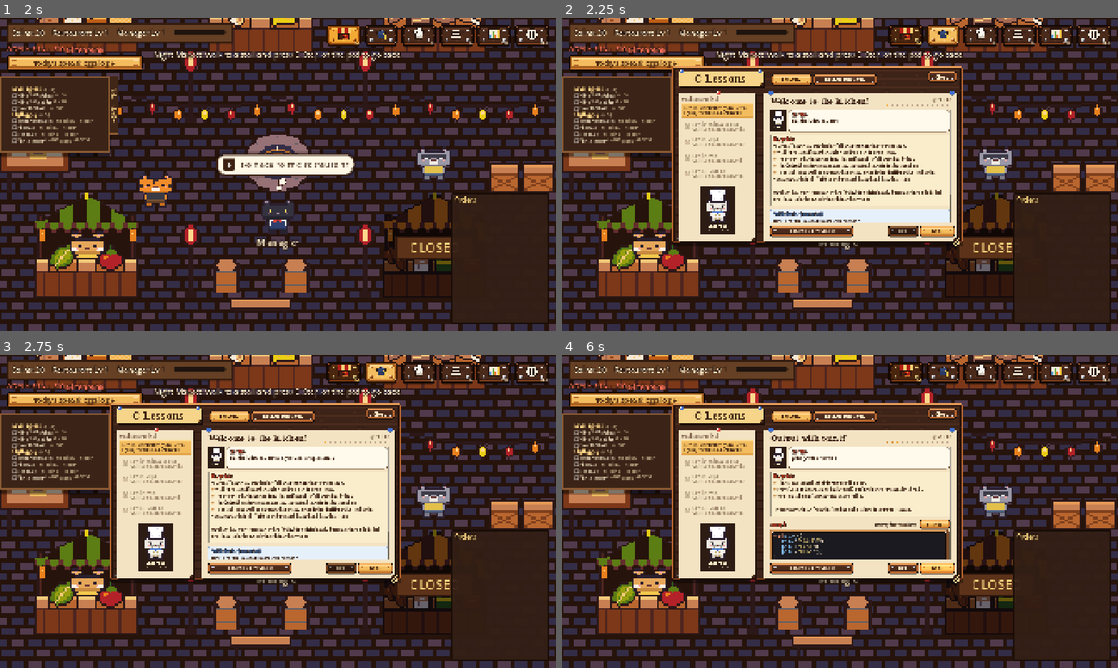
Above: before the commit, frames 1-4 (two rows, left to right).
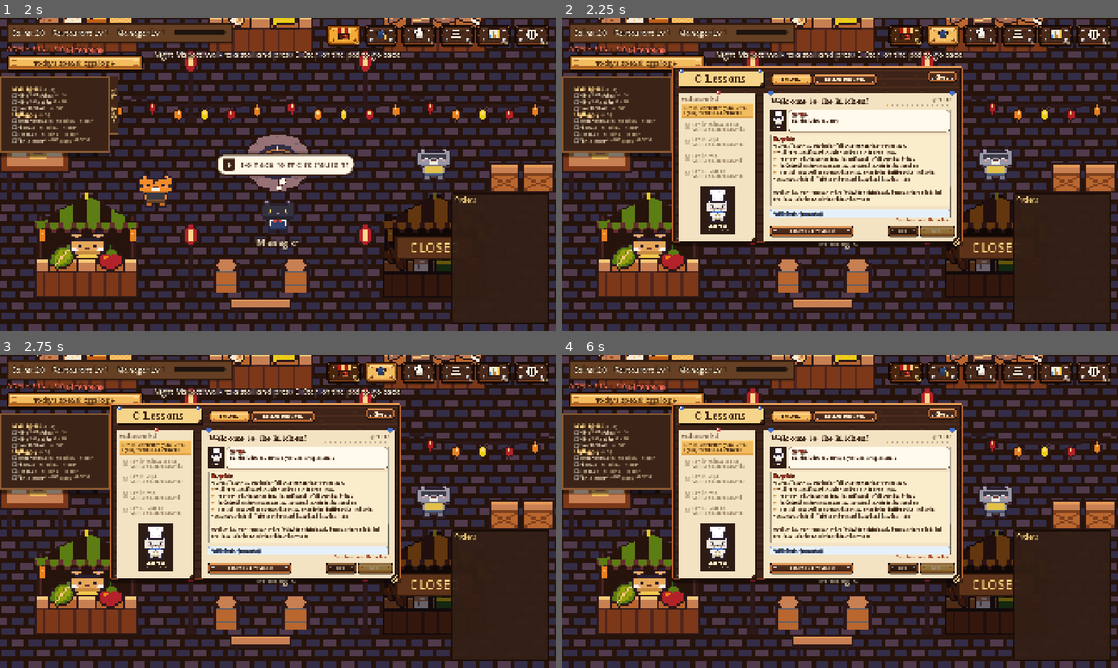
Above: after the commit, the same moments.

Repository: cgpatz/Byte-n-Bite
Game: Godot game, scene res://scenes/main_menu/MainMenu.tscn
Two runs of this game, one before a commit and one after it. Both use one fixed random seed, a clock stepped at 60 frames per second and the inputs below. Video files are missing from this copy of the repository; at most half a second of black plays in their place.
Inputs (mouse positions are in pixels of both pictures, inside the frame that each line leads up to):
- Up to frame 1 (2 s): click "Admin Run" at 0.5 s; click "M" at 1.25 s
- Up to frame 2 (2.25 s): click "T" at 2 s
- Up to frame 3 (2.75 s): no input
- Up to frame 4 (6 s): click "Level 1 · Your First Program …" at 2.75 s; click "Level 1 · Your First Program …" at 3.5 s; click (934, 567) at 4.25 s, where only the run before the commit has a clickable "Next"; click (934, 536) at 5 s, where only the run before the commit has a clickable "▶ Try it"; click (934, 567) at 5.75 s, where only the run before the commit has a clickable "Next"

Frame 1 is identical in both runs. In frame 2, 0.7% of the frame differs, in the area x 37-71%, y 53-70%; in frame 3, 0.7%; in frame 4, 5.7%, in the area x 37-71%, y 25-70%.

Commit message:
Tutorials must be finished in order: lesson pages need Try it + quick check before Next; Chef Miso guide has no skip and runs level guides in order
Co-Authored-By: Claude Opus 5.5 <noreply@anthropic.com>
Claude-Session: https://claude.ai/code/session_01NeiSajwQCLTWBjc7kvo1js

Diff:
--- a/autoload/game_state.gd
+++ b/autoload/game_state.gd
@@ -69,6 +69,8 @@
 var tutorials_seen: Array = []
 ## Lesson quick-check answers: page titles answered correctly (a star each).
 var lesson_stars: Array = []
+## Lesson pages finished (Try it run + quick check right); Next unlocks on these.
+var lesson_pages_done: Array = []
 ## Gameplay walkthroughs (RPG tutorial) already finished, by restaurant level.
 var guides_done: Array = []
 ## Level challenges finished, e.g. ["1:count", "1:receipt"] (systems/challenges/level_challenges.gd).
@@ -149,6 +151,7 @@
 	customers_lost = 0
 	tutorials_seen = []
 	lesson_stars = []
+	lesson_pages_done = []
 	guides_done = []
 	challenges_done = []
 	level_sales = {}
@@ -189,7 +192,7 @@
 		"inventory": inventory, "market_stock": market_stock, "market_restock_left": market_restock_left,
 		"deliveries": deliveries, "crates": crates,
 		"cafe_step": cafe_step, "customers_lost": customers_lost,
-		"tutorials_seen": tutorials_seen, "lesson_stars": lesson_stars, "guides_done": guides_done, "challenges_done": challenges_done, "level_sales": level_sales, "goals_reached": goals_reached, "todays_special": todays_special,
+		"tutorials_seen": tutorials_seen, "lesson_stars": lesson_stars, "lesson_pages_done": lesson_pages_done, "guides_done": guides_done, "challenges_done": challenges_done, "level_sales": level_sales, "goals_reached": goals_reached, "todays_special": todays_special,
 	}
 
 
@@ -233,6 +236,7 @@
 	for t in d.get("tutorials_seen", []):
 		tutorials_seen.append(int(t))
 	lesson_stars = Array(d.get("lesson_stars", [])).duplicate()
+	lesson_pages_done = Array(d.get("lesson_pages_done", [])).duplicate()
 	guides_done = []
 	for t in d.get("guides_done", d.get("tutorials_seen", [])):
 		guides_done.append(int(t))
--- a/scenes/game/game.gd
+++ b/scenes/game/game.gd
@@ -236,10 +236,14 @@
 		return
 	while _modal_open() or (guide and guide.is_running()):
 		await get_tree().create_timer(0.3).timeout
-	if guide and not GameState.guides_done.has(lv):
-		await guide.run(lv)
-		if not is_inside_tree() or GameState.restaurant_level != lv:
-			return
+	# Guides go in order: an unfinished earlier level's guide comes first.
+	if guide:
+		for g in range(1, lv + 1):
+			if GameState.guides_done.has(g):
+				continue
+			await guide.run(g)
+			if not is_inside_tree() or GameState.restaurant_level != lv:
+				return
 	if Lessons.for_level(lv).is_empty() or tutorial_window.visible:
 		return
 	if not force and GameState.tutorials_seen.has(lv):
--- a/scenes/ui/guide/gameplay_guide.gd
+++ b/scenes/ui/guide/gameplay_guide.gd
@@ -6,7 +6,8 @@
 ##
 ## Runs on a new game (Level 1, the full walkthrough) and after every
 ## restaurant upgrade (a short tour of what is new). Finished guides are
-## remembered in GameState.guides_done; "Skip" ends the current one.
+## remembered in GameState.guides_done. There is no skipping: every quest must
+## be done, and a level's guide only starts after the previous level's guide.
 ##
 ## Step: {"say": BBCode} waits for a click / Space / Enter.
 ##       {"do": quest text, "say": BBCode, "until": condition id, "point": target id}
@@ -58,7 +59,7 @@
 	return _i >= 0
 
 
-## Plays the guide for a restaurant level; returns when it ends (or is skipped).
+## Plays the guide for a restaurant level; returns when every step is done.
 func run(level: int) -> void:
 	_steps = steps_for(level)
 	if _steps.is_empty():
@@ -113,11 +114,6 @@
 	_point = ""
 	_root.hide()
 	finished.emit()
-
-
-func skip() -> void:
-	if _i >= 0:
-		_end()
 
 
 # --- Each frame: quest checks, arrow, box placement ---------------------------------
@@ -293,12 +289,6 @@
 	_step_label.add_theme_font_size_override("font_size", 18)
 	_step_label.add_theme_color_override("font_color", Color(0.75, 0.65, 0.55))
 	head.add_child(_step_label)
-	var skip_b := Button.new()
-	skip_b.text = "Skip tutorial"
-	skip_b.focus_mode = Control.FOCUS_NONE
-	skip_b.add_theme_font_size_override("font_size", 18)
-	skip_b.pressed.connect(skip)
-	head.add_child(skip_b)
 	_text = RichTextLabel.new()
 	_text.bbcode_enabled = true
 	_text.fit_content = false
--- a/scenes/ui/tutorial/tutorial_window.gd
+++ b/scenes/ui/tutorial/tutorial_window.gd
@@ -44,6 +44,11 @@
 var _copy: Button
 var _w3_url := ""
 var _run_id := 0          # cancels an older "Try it" run when the page changes
+## A lesson page must be finished before Next unlocks: its example run with
+## Try it and its quick check answered correctly (when the page has them).
+var _need_try := false
+var _need_quiz := false
+var _gate: Label
 
 # Kitchen Functions
 var _entries: Array = []
@@ -168,7 +173,7 @@
 	root.add_child(_progress)
 	_scroll = ScrollContainer.new()
 	_scroll.position = Vector2(700, 276)
-	_scroll.size = Vector2(1010, 628)
+	_scroll.size = Vector2(1010, 600)
 	_scroll.horizontal_scroll_mode = ScrollContainer.SCROLL_MODE_DISABLED
 	root.add_child(_scroll)
 	_body = VBoxContainer.new()
@@ -184,6 +189,7 @@
 	_prev.pressed.connect(func(): _show_lesson(_lesson, _page - 1))
 	_next = Art.button(root, "Next", Rect2(1530, 924, 190, 64), true, 24)
 	_next.pressed.connect(_on_next)
+	_gate = Art.label(root, "", Vector2(1040, 880), 18, Color(0.6, 0.22, 0.1), false, 680, HORIZONTAL_ALIGNMENT_RIGHT)
 
 
 ## Opens the lesson for a restaurant level, from its first page.
@@ -246,6 +252,8 @@
 		_body.add_child(_card("How", "1. Press [b]Copy practice code[/b].\n2. Walk up to a staff member and press [b]E[/b].\n3. Paste with [b]Ctrl+V[/b], fill in the missing steps and press [b]Run[/b].", Color(0.86, 0.92, 0.78)))
 		_body.add_child(_code_card(l.practice.code))
 		_w3_url = ""
+		_need_try = false
+		_need_quiz = false
 	else:
 		var p: Dictionary = pages[_page]
 		_title.text = p.title
@@ -254,9 +262,12 @@
 		_body.add_child(_miso_says(parts[0], false))
 		if parts[1] != "":
 			_body.add_child(_card("Key points", parts[1], Color(0.98, 0.93, 0.8)))
+		var quiz: Dictionary = Quizzes.for_page(p.title)
+		var done: bool = GameState.lesson_pages_done.has(p.title)
+		_need_try = p.code != "" and not done
+		_need_quiz = not quiz.is_empty() and not done
 		if p.code != "":
 			_body.add_child(_example(p.code))
-		var quiz: Dictionary = Quizzes.for_page(p.title)
 		if not quiz.is_empty():
 			_body.add_child(_quiz_card(p.title, quiz))
 		_w3_url = Lessons.W3 + p.w3 if p.get("w3", "") != "" else ""
@@ -269,8 +280,28 @@
 		_next.text = "Next lesson"
 	_scroll.scroll_vertical = 0
 	_progress.queue_redraw()
+	_update_gate()
 	if practice and not GameState.tutorials_seen.has(l.level):
 		GameState.tutorials_seen.append(l.level)
+
+
+## Locks Next until this page's Try it and quick check are done.
+func _update_gate() -> void:
+	var left: Array = []
+	if _need_try:
+		left.append("press ▶ Try it")
+	if _need_quiz:
+		left.append("answer the quick check")
+	var pages: Array = Lessons.LESSONS[_lesson].pages
+	if left.is_empty():
+		_gate.text = ""
+		_next.disabled = false
+		if _page < pages.size() and not GameState.lesson_pages_done.has(pages[_page].title):
+			GameState.lesson_pages_done.append(pages[_page].title)
+	else:
+		_gate.text = "To continue: " + " and ".join(left) + "."
+		_next.disabled = true
+	_next.tooltip_text = _gate.text
 
 
 func _style_lesson_buttons() -> void:
@@ -322,6 +353,8 @@
 
 
 func _on_next() -> void:
+	if _next.disabled:
+		return
 	var pages: Array = Lessons.LESSONS[_lesson].pages
 	if _page < pages.size():
 		_show_lesson(_lesson, _page + 1)
@@ -510,6 +543,9 @@
 	else:
 		out.append_text("[color=#9fd67a]✔ Done![/color]\n")
 	btn.disabled = false
+	if my_id == _run_id and _mode == Mode.LESSONS and _need_try:
+		_need_try = false
+		_update_gate()
 
 
 ## Multiple-choice quick check; a right answer earns this page's star.
@@ -558,6 +594,9 @@
 				for b2 in buttons:
 					b2.disabled = true
 				feedback.text = "[color=#2f6a1f][b]Correct![/b][/color] " + quiz.why
+				if _mode == Mode.LESSONS and _need_quiz:
+					_need_quiz = false
+					_update_gate()
 				if not GameState.lesson_stars.has(title):
 					GameState.lesson_stars.append(title)
 					h.text = "Quick check  ★  +1 star!"
Not shown, added: data/help/quizzes.gd.uid
Not shown, added: scenes/ui/guide/gameplay_guide.gd.uid
